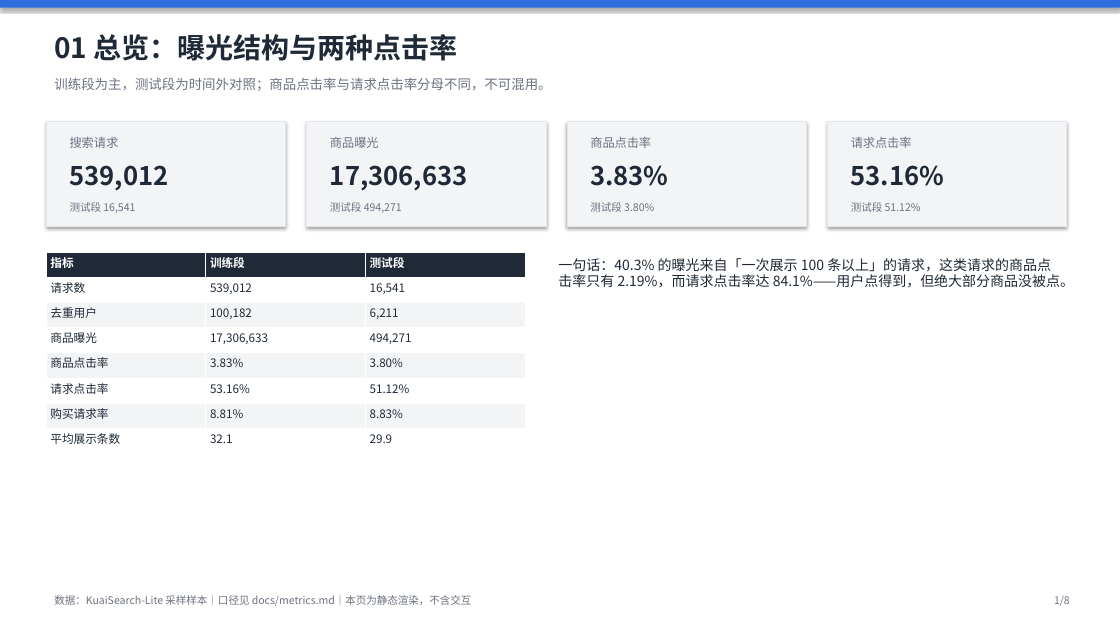
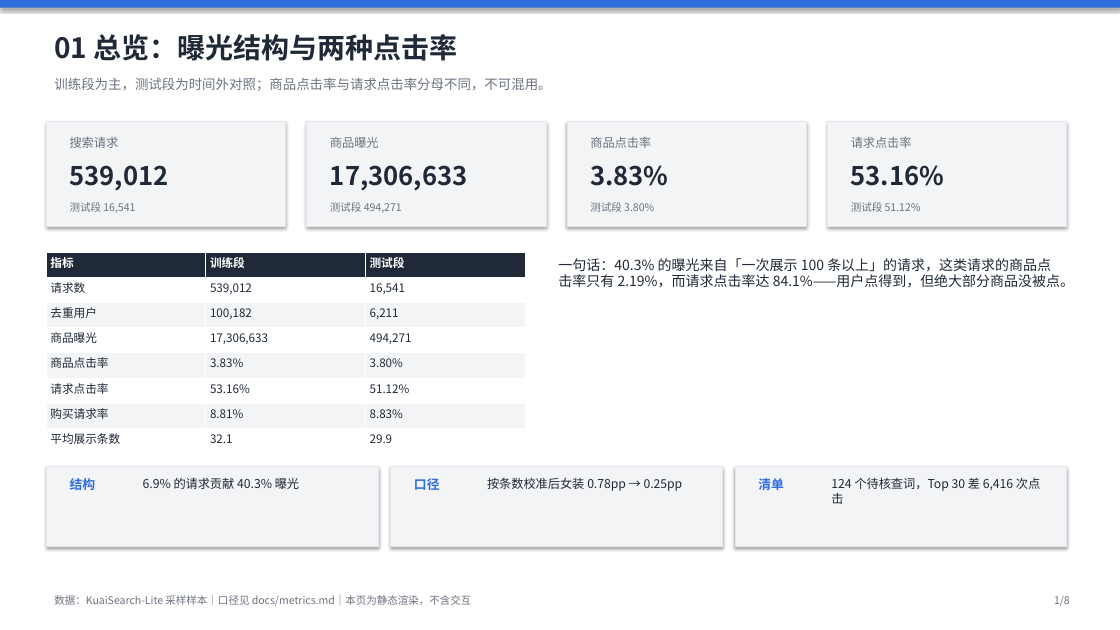
Before and after one commit to wsirui512-ops/kuaisearch-search-ops, a slide deck: slide 1 of dashboards/静态看板.pptx. Drawn at 1120x630 pixels with LibreOffice and Linux fonts; fonts in the diff are those of the drawing. Boxes give left, top, right and bottom in pixels: in the first picture for what was removed or moved away, otherwise in the second. Text is boxed around its words. In the diff, an @@ line names an element or a change of style, - is before the commit and + after.

Commit message:
fix: apply the external review findings
- validation now compares test CTR against a test-split, length-stratified baseline
  (55 consistent / 31 not reproduced / 38 insufficient), not the overall test CTR
- correct the 5.7s/4.1s/4.6s Spark figures, the 36-62 click-position range and the
  '女装最低' claim; drop '74 significant words' and the unverified 200-row review claim
- finish the spot-check narrative everywhere (26/4/0), remove the power-bi topic and
  the leftover .pbix backup
- 39 checks are 13 hard assertions; CI now guards all three HTML copies
- deck: horizontal category bars, page-1 conclusion strip, corrected wording
- preview: eight sections (adds title pre-screen and actions), masked long queries

```diff
--- a/dashboards/静态看板.pptx
+++ b/dashboards/静态看板.pptx
@@ rectangle added at box(46, 466, 378, 546), fill #F3F4F6, outline #E3E6EC 0.75 pt @@
@@ text added at box(70, 478, 96, 490), 11 pt, text #2F6FDD, bold @@
+结构
@@ text added at box(143, 477, 299, 489), 10.5 pt, text #1F2937 @@
+6.9% 的请求贡献 40.3% 曝光
@@ rectangle added at box(391, 466, 723, 546), fill #F3F4F6, outline #E3E6EC 0.75 pt @@
@@ text added at box(414, 478, 440, 490), 11 pt, text #2F6FDD, bold @@
+口径
@@ text added at box(487, 477, 683, 491), 10.5 pt, text #1F2937 @@
+按条数校准后女装 0.78pp → 0.25pp
@@ rectangle added at box(735, 466, 1067, 546), fill #F3F4F6, outline #E3E6EC 0.75 pt @@
@@ text added at box(758, 478, 784, 490), 11 pt, text #2F6FDD, bold @@
+清单
@@ text added at box(831, 477, 1040, 504), 10.5 pt, text #1F2937 @@
+124 个待核查词，Top 30 差 6,416 次点击
```
Also in this commit, not shown: 2 other slides changed, 29 other files.
